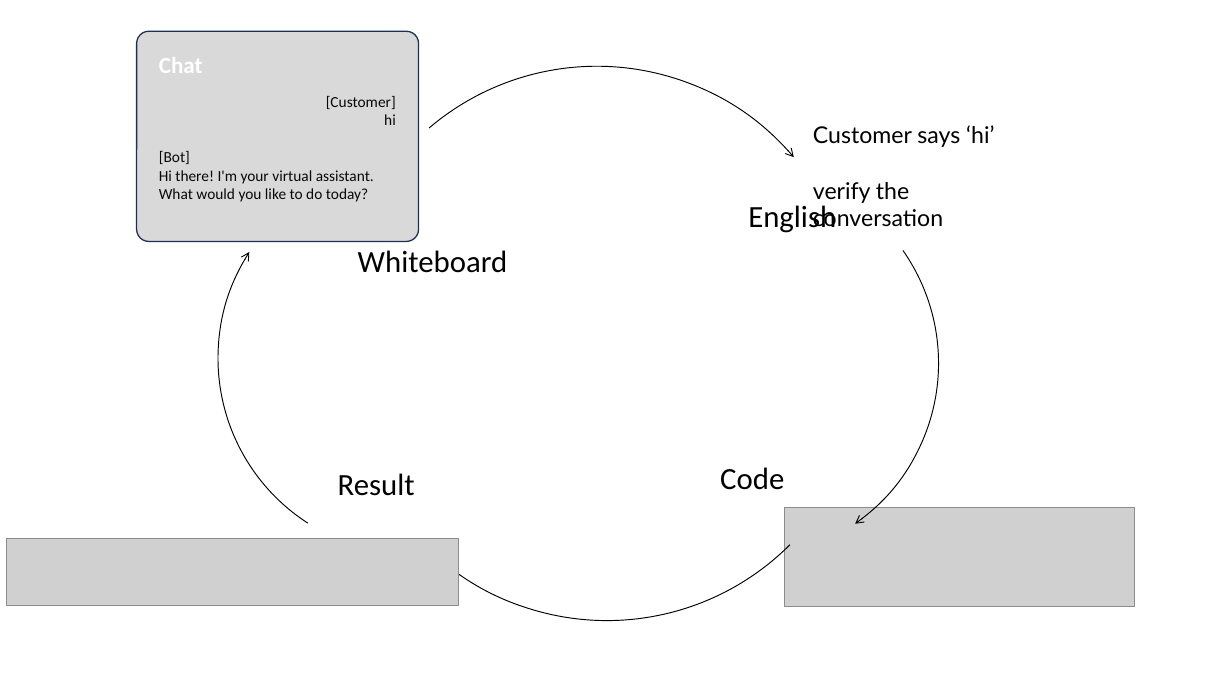
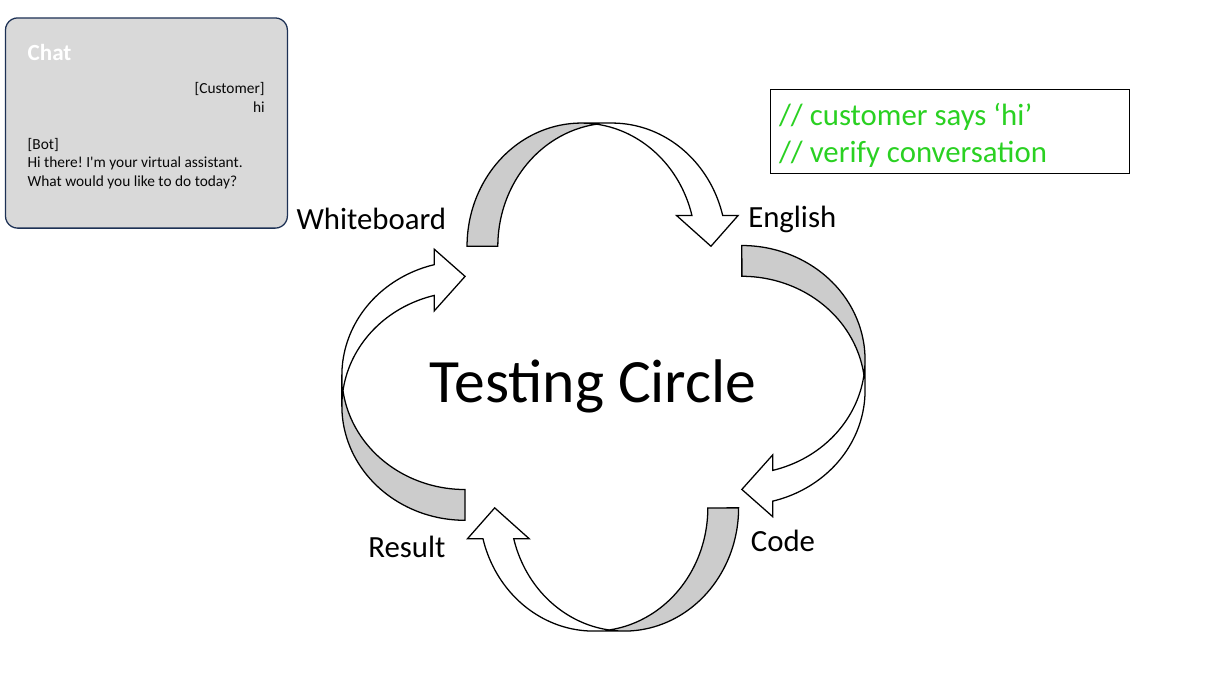
Before and after one commit to LearnWithLlew/TestingBetterWithApprovals.Slides, a slide deck: slide 12 of slides/Testing Better with Approvals.pptx (slide 11 before the commit). Drawn at 1232x693 pixels with LibreOffice and Linux fonts; fonts in the diff are those of the drawing; grey boxes stand for pictures. Boxes give left, top, right and bottom in pixels: in the first picture for what was removed or moved away, otherwise in the second. Text is boxed around its words. In the diff, an @@ line names an element or a change of style, - is before the commit and + after.

```diff
--- a/slides/Testing Better with Approvals.pptx
+++ b/slides/Testing Better with Approvals.pptx
@@ 2 texts, 1 rounded rectangle: place and size @@
-2 texts, 1 rounded rectangle at [137, 31, 419, 241]
+2 texts, 1 rounded rectangle at [6, 18, 287, 227]
@@ arc (boxed as its full ellipse) removed at [232, 0, 962, 690] @@
@@ arc (boxed as its full ellipse) removed at [241, 0, 973, 693] @@
@@ arc (boxed as its full ellipse) removed at [143, 88, 686, 631] @@
@@ arc (boxed as its full ellipse) removed at [469, 90, 1016, 637] @@
@@ rectangle "// customer says ‘hi’": place and size @@
-rectangle "// customer says ‘hi’" at [813, 125, 994, 228]
+rectangle "// customer says ‘hi’" at [770, 90, 1129, 174]
@@ rectangle "// customer says ‘hi’" at [770, 90, 1129, 174]: fill none to #FFFFFF; outline none to #000000 0.75 pt @@
@@ text in rectangle at [810, 103, 1047, 167]: text changed; size 18 to 24 pt; font Lato to Calibri; text colour #000000 to #2AD122 @@
-Customer says ‘hi’
-verify the conversation
+// customer says ‘hi’
+// verify conversation
@@ curved down arrow added at [468, 123, 742, 246], fill #FFFFFF, outline #000000 1 pt @@
@@ text "Whiteboard": place and size @@
-text "Whiteboard" at [358, 250, 508, 273]
+text "Whiteboard" at [297, 207, 447, 230]
@@ curved down arrow added at [342, 246, 465, 520], fill #FFFFFF, outline #000000 1 pt @@
@@ curved down arrow added at [742, 246, 865, 520], fill #FFFFFF, outline #000000 1 pt @@
@@ text added at [430, 359, 756, 413], 48 pt, text #000000 @@
+Testing Circle
@@ curved down arrow added at [464, 508, 738, 631], fill #FFFFFF, outline #000000 1 pt @@
@@ picture removed at [785, 507, 1134, 606] @@
@@ picture removed at [6, 539, 458, 605] @@
@@ text "Result": place and size @@
-text "Result" at [338, 473, 415, 496]
+text "Result" at [368, 535, 445, 558]
@@ text "Code": place and size @@
-text "Code" at [720, 467, 784, 490]
+text "Code" at [751, 529, 815, 552]
```
Also in this commit, not shown: 2 other slides changed, 11 slides added, 3 slides removed.
